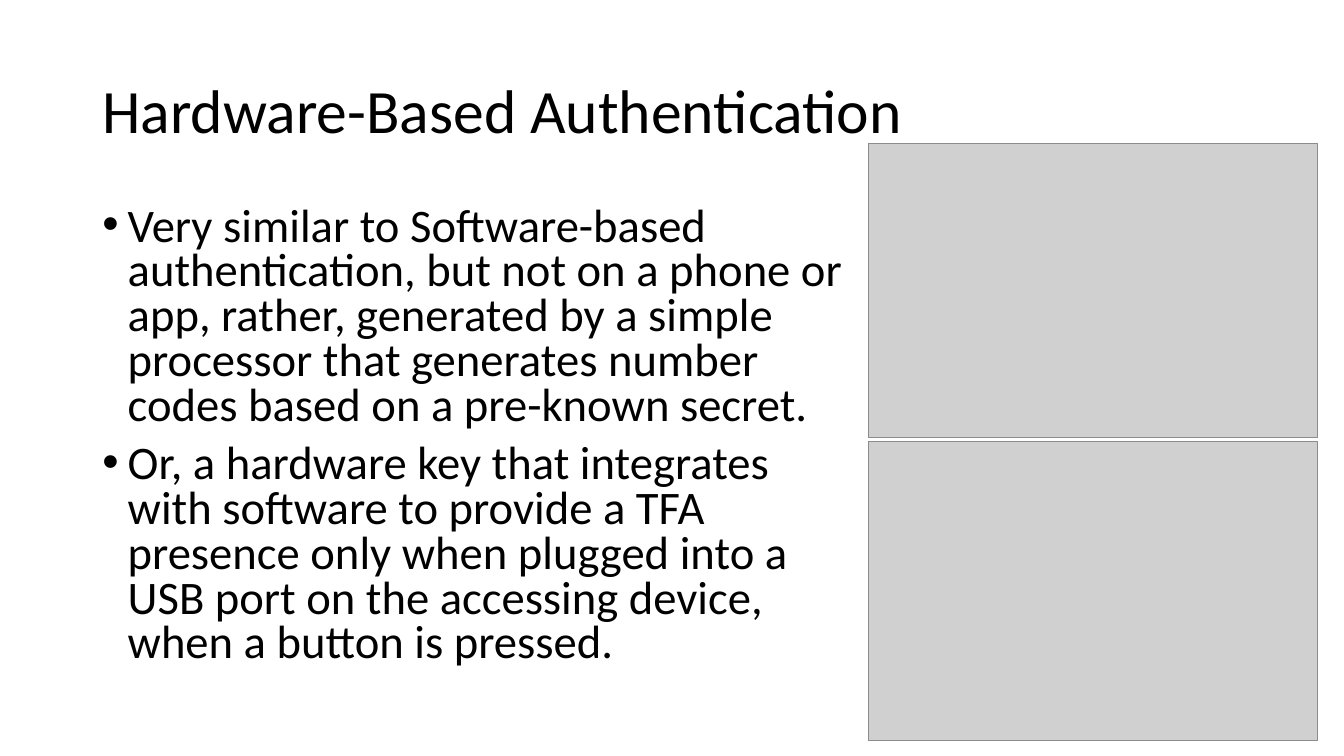
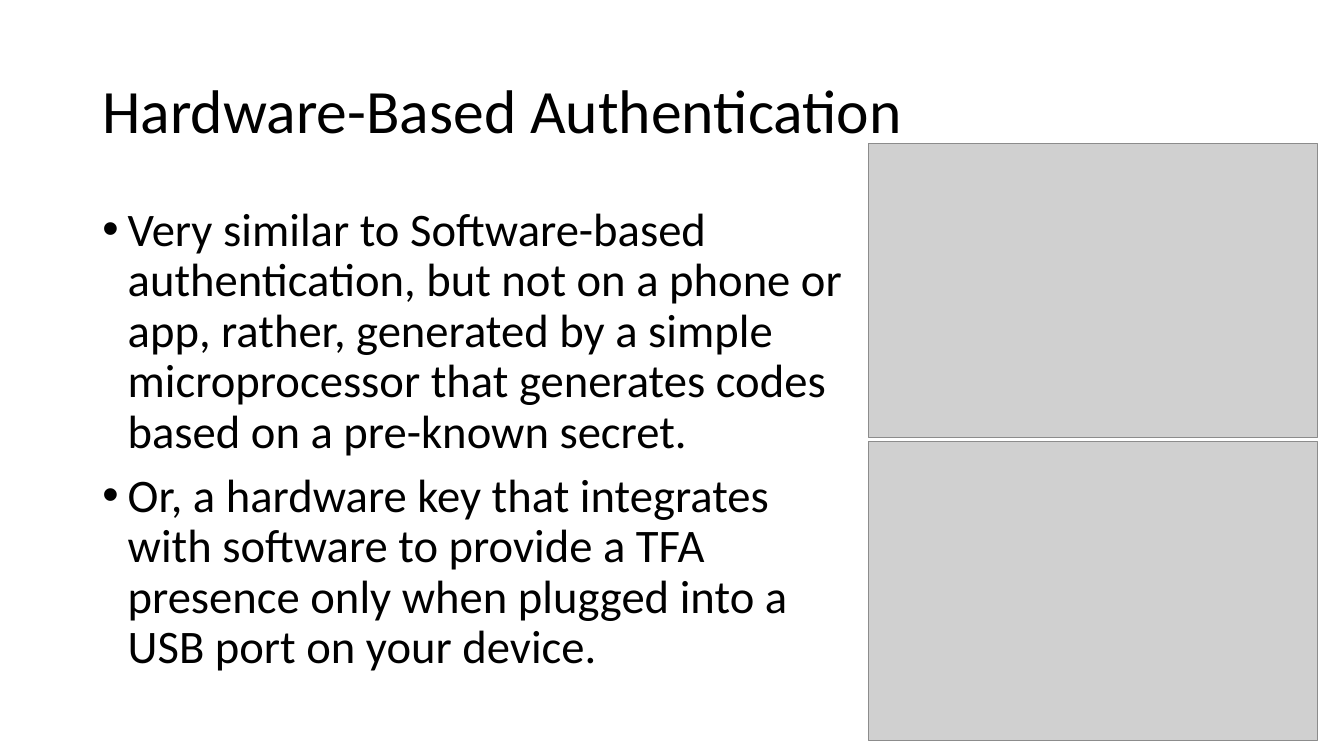
Before and after one commit to williamadba/Public-Presentations, a slide deck: slide 27 of Personal Practical Cybersecurity/Personal Practical Cybersecurity.pptx (slide 26 before the commit). Drawn at 1344x756 pixels with LibreOffice and Linux fonts; fonts in the diff are those of the drawing; grey boxes stand for pictures. Boxes give left, top, right and bottom in pixels: in the first picture for what was removed or moved away, otherwise in the second. Text is boxed around its words. In the diff, an @@ line names an element or a change of style, - is before the commit and + after.

```diff
--- a/Personal Practical Cybersecurity/Personal Practical Cybersecurity.pptx
+++ b/Personal Practical Cybersecurity/Personal Practical Cybersecurity.pptx
@@ text at (128,213,842,671): text changed @@
-• Very similar to Software-based authentication, but not on a phone or app, rather, generated by a simple processor that generates number codes based on a pre-known secret.
-• Or, a hardware key that integrates with software to provide a TFA presence only when plugged into a USB port on the accessing device, when a button is pressed.
+• Very similar to Software-based authentication, but not on a phone or app, rather, generated by a simple microprocessor that generates codes based on a pre-known secret.
+• Or, a hardware key that integrates with software to provide a TFA presence only when plugged into a USB port on your device.
```
Also in this commit, not shown: 15 other slides changed, 1 slide added, 1 slide removed.
